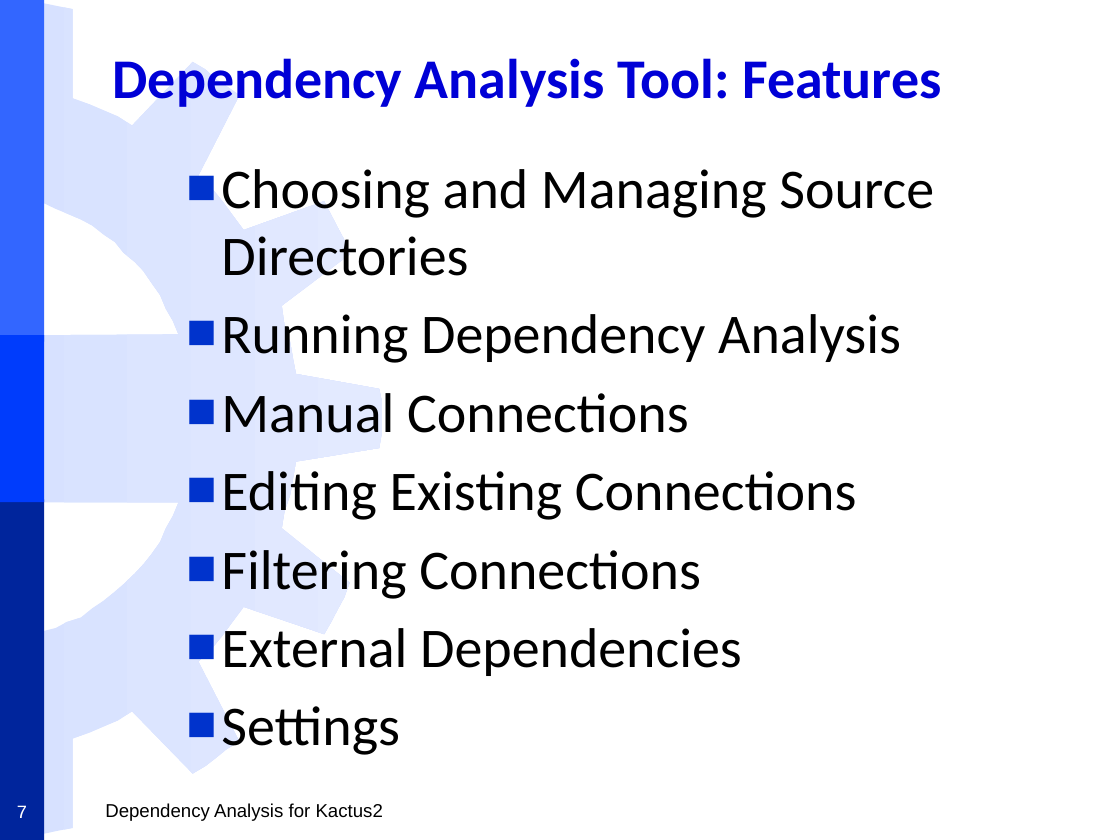
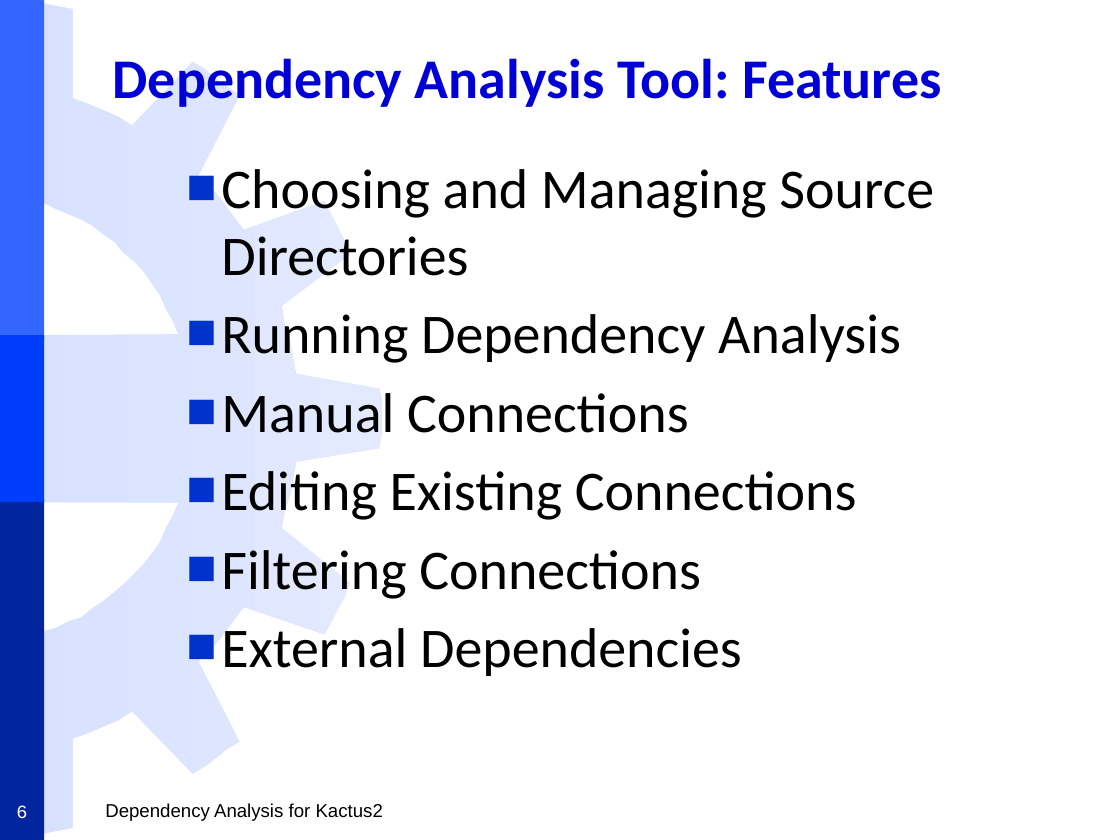
Before and after one commit to darwinbeing/kactus2all, a slide deck: slide 6 of Administrative/Project Plan Slides.pptx (slide 7 before the commit). Drawn at 1120x840 pixels with LibreOffice and Linux fonts; fonts in the diff are those of the drawing; background and template pictures are left out. Boxes give left, top, right and bottom in pixels: in the first picture for what was removed or moved away, otherwise in the second. Text is boxed around its words. In the diff, an @@ line names an element or a change of style, - is before the commit and + after.

```diff
--- a/Administrative/Project Plan Slides.pptx
+++ b/Administrative/Project Plan Slides.pptx
@@ text at [221,706,400,755]: paragraph removed @@
-■ Settings
@@ page number at [16,805,27,818]: text changed @@
-7
+6
```
Also in this commit, not shown: 2 slides added.
